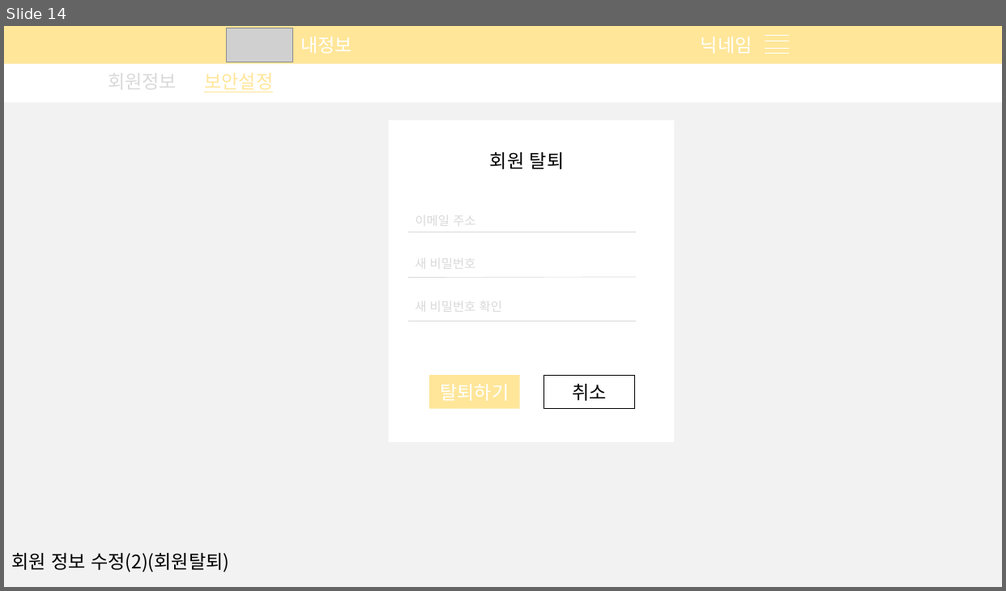
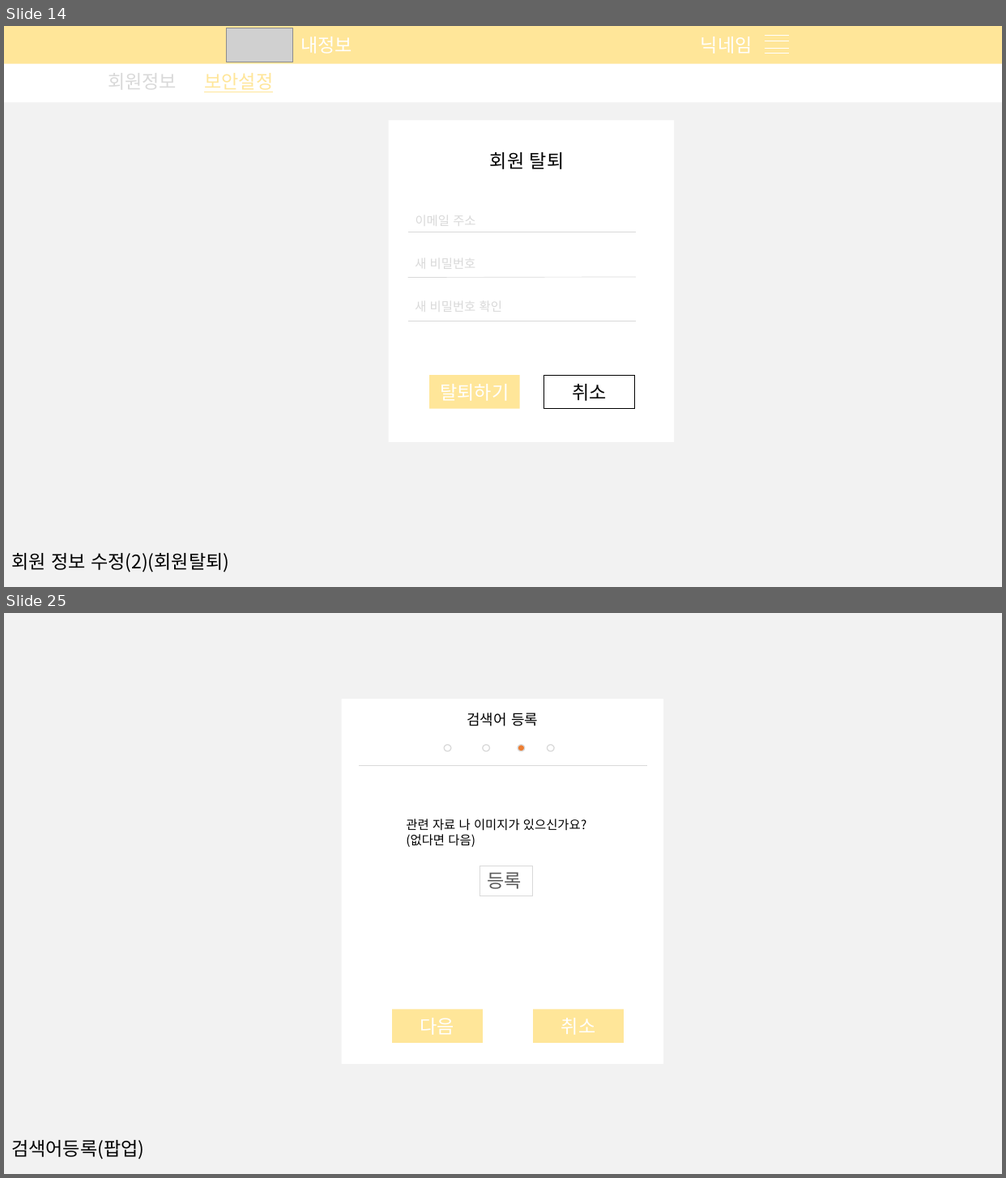
Before and after one commit to What-The-Pork/meeting-log, a slide deck: image/login/회원관리페이지.pptx. Shown one above the other, each under a label of ours: slide 14 before the commit, slides 14 and 25 after it; the slides between them are not shown. The pictures are 1006x591 and 1006x1178 pixels, drawn with LibreOffice and Linux fonts; fonts in the diff are those of the drawing; grey boxes stand for pictures. Boxes give left, top, right and bottom in pixels: in the first picture for what was removed or moved away, otherwise in the second. Text is boxed around its words. In the diff, an @@ line names an element or a change of style, - is before the commit and + after.

Commit message:
회원관련 프로토타입

```diff
--- a/image/login/회원관리페이지.pptx
+++ b/image/login/회원관리페이지.pptx
@@ slide 25 added at [4, 613, 1002, 1174], background #F2F2F2 @@
@@ rectangle added at [342, 699, 663, 1064], fill #FFFFFF @@
@@ text added at [467, 713, 538, 726], 14 pt, text #000000 @@
+검색어 등록
@@ ellipse added at [444, 745, 451, 752], fill #FFFFFF, outline #D9D9D9 1 pt @@
@@ ellipse added at [483, 745, 489, 752], fill #FFFFFF, outline #D9D9D9 1 pt @@
@@ ellipse added at [518, 745, 524, 752], fill #ED7D31, outline #D9D9D9 1 pt @@
@@ ellipse added at [548, 745, 554, 752], fill #FFFFFF, outline #D9D9D9 1 pt @@
@@ line added from (359, 766) to (647, 766), #D9D9D9 0.5 pt @@
@@ text added at [406, 819, 586, 847], 12 pt, text #000000 @@
+관련 자료 나 이미지가 있으신가요?
+(없다면 다음)
@@ rectangle added at [480, 866, 533, 896], outline #D9D9D9 0.75 pt, 18 pt, text #595959 @@
+등록
@@ rectangle added at [393, 1010, 484, 1043], fill #FFE699 @@
@@ rectangle added at [533, 1010, 624, 1043], fill #FFE699 @@
@@ text added at [11, 1140, 144, 1160], 18 pt, text #000000 @@
+검색어등록(팝업)
```
Also in this commit, not shown: 7 slides changed, 6 other slides added.
